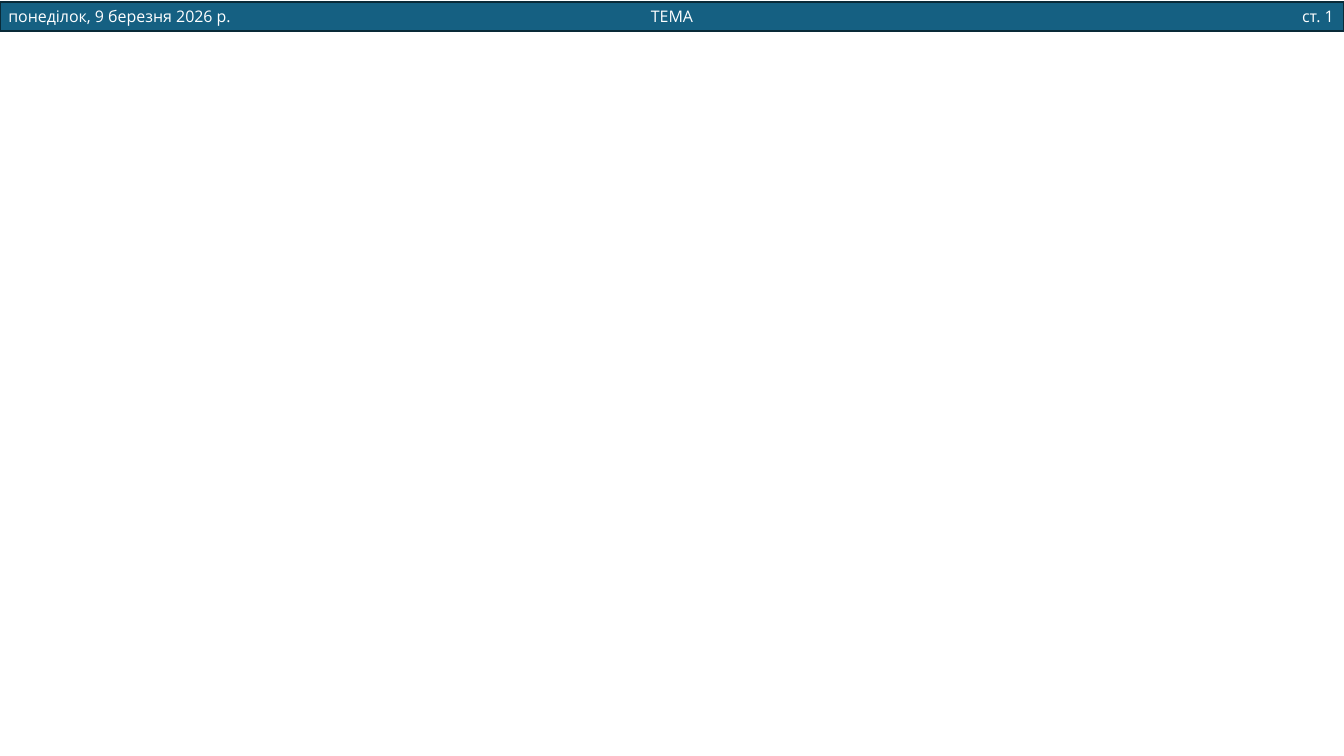
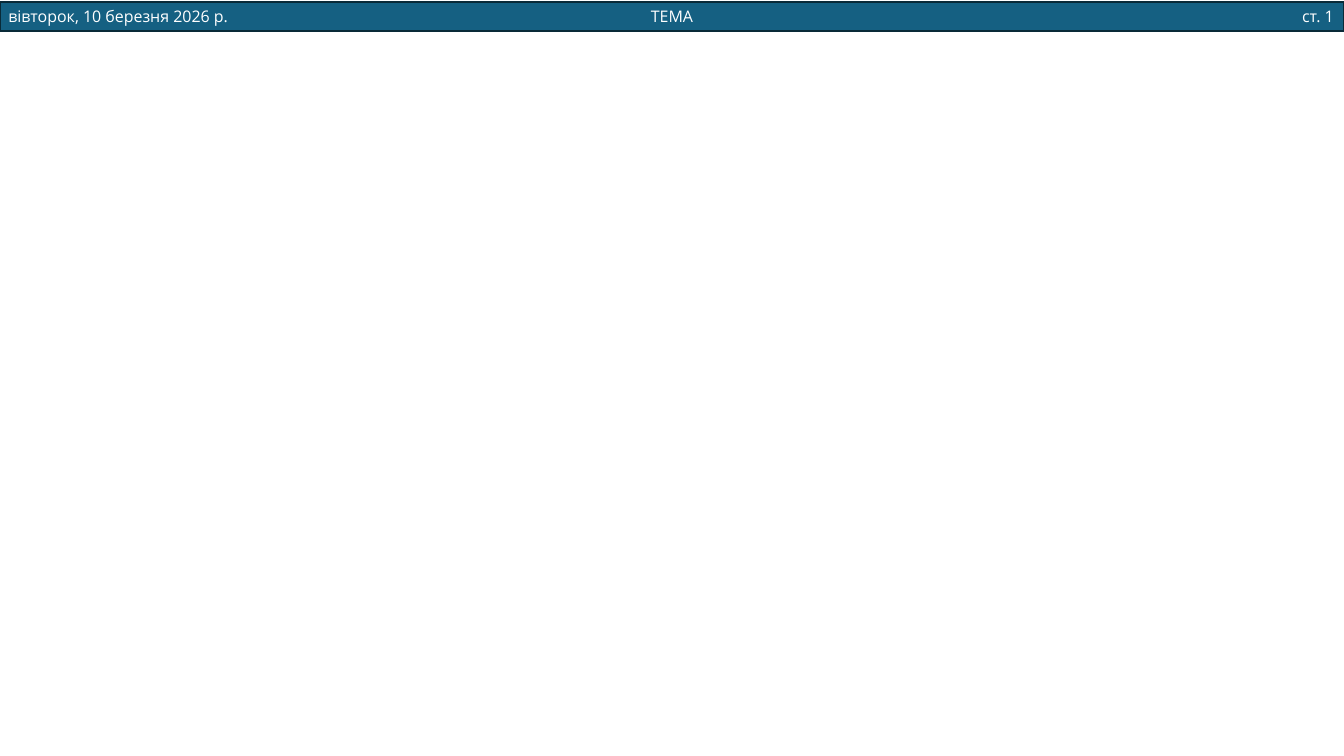
Before and after one commit to nikita-semernia/send_pdf, a slide deck: slide 1 of ppt/source_presentation.pptm. Drawn at 1344x756 pixels with LibreOffice and Linux fonts; fonts in the diff are those of the drawing. Boxes give left, top, right and bottom in pixels: in the first picture for what was removed or moved away, otherwise in the second. Text is boxed around its words. In the diff, an @@ line names an element or a change of style, - is before the commit and + after.

```diff
--- a/ppt/source_presentation.pptm
+++ b/ppt/source_presentation.pptm
@@ text at <box>8,10,228,26</box>: text changed @@
-понеділок, 9 березня 2026 р.
+вівторок, 10 березня 2026 р.
```
Also in this commit, not shown: 5 other files.
